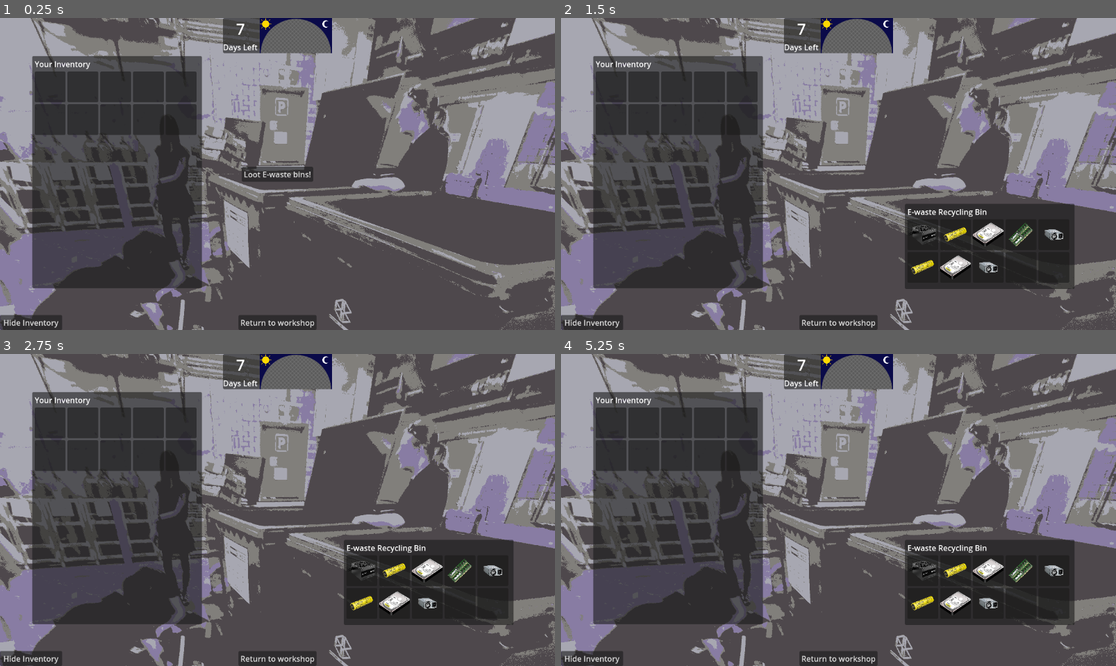
Above: before the commit, frames 1-4 (two rows, left to right).
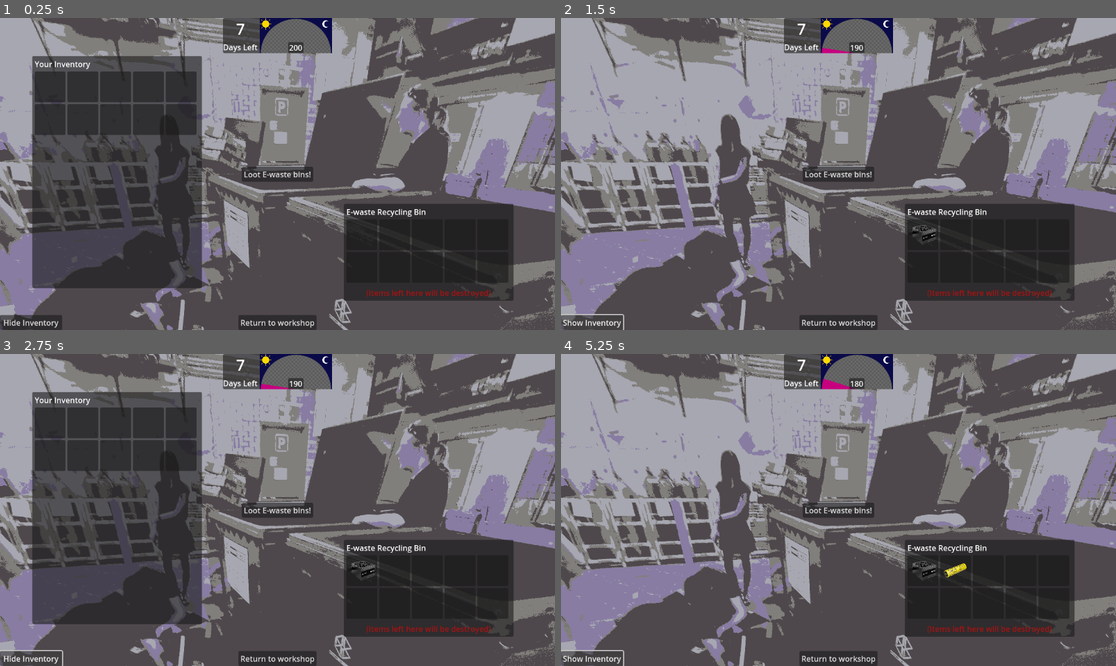
Above: after the commit, the same moments.

Repository: tabby-cat-nya/RustHacker
Game: Godot game, scene res://test.tscn
The game is run twice, just before and just after one commit, with the same random seed, the same clock (stepped at 60 frames per second) and the same inputs. The engine's default icon, where the game draws it, is replaced by a stand-in: a white triangle on a blue panel in a dark square.
Inputs (mouse positions are in pixels of both pictures, inside the frame that each line leads up to):
- Up to frame 1 (0.25 s): no input
- Up to frame 2 (1.5 s): click "Loot E-waste bins!" at 0.5 s; click "Hide Inventory" at 1.25 s
- Up to frame 3 (2.75 s): click "Hide Inventory" (after the commit: "Show Inventory") at 2 s
- Up to frame 4 (5.25 s): click "Hide Inventory" at 2.75 s; click "Hide Inventory" (after the commit: "Show Inventory") at 3.5 s; click (838, 510) at 4.25 s, where only the run after the commit has a clickable "Loot E-waste bins!"; click "Hide Inventory" at 5 s

The runs differ from the first frame. In frame 1, 9.5% of the frame differs, in the area x 51-93%, y 7-91%; in frame 2, 26%, in the area x 0-93%, y 7-100%; in frame 3, 2.9%; in frame 4, 26%.

Commit message:
we're cooking now

Diff:
--- a/demo_scene.gd
+++ b/demo_scene.gd
@@ -15,16 +15,20 @@
 
 
 func _on_loot_button_pressed() -> void:
-	loot_button.hide()
-	bin_inventory.show()
-	bin_inventory.add_item(pick_random_item())
-	bin_inventory.add_item(pick_random_item())
-	bin_inventory.add_item(pick_random_item())
-	bin_inventory.add_item(pick_random_item())
-	bin_inventory.add_item(pick_random_item())
-	bin_inventory.add_item(pick_random_item())
-	bin_inventory.add_item(pick_random_item())
-	bin_inventory.add_item(pick_random_item())
+	if Clock.has_time(10):
+		Clock.use_time(10)
+		bin_inventory.add_item(pick_random_item())
+
+	#loot_button.hide()
+	#bin_inventory.show()
+	#bin_inventory.add_item(pick_random_item())
+	#bin_inventory.add_item(pick_random_item())
+	#bin_inventory.add_item(pick_random_item())
+	#bin_inventory.add_item(pick_random_item())
+	#bin_inventory.add_item(pick_random_item())
+	#bin_inventory.add_item(pick_random_item())
+	#bin_inventory.add_item(pick_random_item())
+	#bin_inventory.add_item(pick_random_item())
 
 func pick_random_item() -> ItemData:
 	var icount = loot_pool.size()
--- a/project.godot
+++ b/project.godot
@@ -21,6 +21,14 @@
 PlayerInventory="*res://inv_system/player_inventory.tscn"
 Clock="*res://time_system/clock.tscn"
 
+[editor]
+
+movie_writer/video_quality=0.25
+movie_writer/ogv/encoding_speed=1
+movie_writer/ogv/keyframe_interval=128
+movie_writer/movie_file="C:/Users/tabby/Documents/Godot/Projects/RepurposedJam/video.avi"
+movie_writer/fps=30
+
 [rendering]
 
 renderer/rendering_method="gl_compatibility"
--- a/test.tscn
+++ b/test.tscn
@@ -10,6 +10,9 @@
 [ext_resource type="Resource" uid="uid://88v5bcyrgpob" path="res://items/large_psu_item.tres" id="6_77dp3"]
 [ext_resource type="Resource" uid="uid://swd1m0hvep4c" path="res://items/small_psu_item.tres" id="7_5tkv4"]
 [ext_resource type="PackedScene" uid="uid://dgqs20xf7l8c" path="res://inv_system/item_slot.tscn" id="7_xersf"]
+
+[sub_resource type="LabelSettings" id="LabelSettings_00tp4"]
+font_color = Color(1, 0, 0, 0.5764706)
 
 [node name="Control" type="Control" node_paths=PackedStringArray("bin_inventory", "loot_button")]
 layout_mode = 3
@@ -37,13 +40,12 @@
 expand_mode = 3
 
 [node name="BinPanel" type="PanelContainer" parent="." node_paths=PackedStringArray("grid", "inv_label")]
-visible = false
 z_index = 2
 layout_mode = 0
 offset_left = 714.0
 offset_top = 386.0
 offset_right = 1066.0
-offset_bottom = 563.0
+offset_bottom = 587.0
 script = ExtResource("1_6uqi0")
 inventory_name = "E-waste Recycling Bin"
 grid = NodePath("MarginContainer/VBoxContainer/ScrollContainer/GridContainer")
@@ -102,6 +104,12 @@
 [node name="ItemSlot21" parent="BinPanel/MarginContainer/VBoxContainer/ScrollContainer/GridContainer" instance=ExtResource("7_xersf")]
 layout_mode = 2
 
+[node name="Label2" type="Label" parent="BinPanel/MarginContainer/VBoxContainer"]
+layout_mode = 2
+text = "(Items left here will be destroyed)"
+label_settings = SubResource("LabelSettings_00tp4")
+horizontal_alignment = 1
+
 [node name="LootButton" type="Button" parent="."]
 layout_mode = 1
 anchors_preset = 8
--- /dev/null
+++ b/time_system/clock.gd
@@ -0,0 +1,23 @@
+extends Control
+
+@export var days_left : float = 7
+@export var time_left : int = 200
+var starting_time : int = 200
+@export var bar : TextureProgressBar
+@export var timer_text : Label
+
+# Called when the node enters the scene tree for the first time.
+func _ready() -> void:
+	pass # Replace with function body.
+
+
+# Called every frame. 'delta' is the elapsed time since the previous frame.
+func _process(delta: float) -> void:
+	bar.value = (starting_time-time_left)/float(starting_time)
+	timer_text.text = str(time_left)
+
+func has_time(time : float) -> bool:
+	return time_left >= time
+
+func use_time(time : float):
+	time_left -= time
--- a/time_system/clock.tscn
+++ b/time_system/clock.tscn
@@ -1,19 +1,24 @@
-[gd_scene load_steps=5 format=3 uid="uid://dpa3yvdrddtsh"]
+[gd_scene load_steps=6 format=3 uid="uid://dpa3yvdrddtsh"]
 
 [ext_resource type="Texture2D" uid="uid://cvsibrbtuqfww" path="res://assets/ready_time.png" id="1_chnjs"]
+[ext_resource type="Script" uid="uid://c4y7w10si2q2p" path="res://time_system/clock.gd" id="1_m6rn1"]
 [ext_resource type="Texture2D" uid="uid://bemb2moou1hkj" path="res://assets/timer_over.png" id="2_m6rn1"]
 [ext_resource type="Texture2D" uid="uid://dvxtm2ahjd55h" path="res://assets/used_time.png" id="3_uyb5s"]
 
 [sub_resource type="LabelSettings" id="LabelSettings_r3ygl"]
 font_size = 32
 
-[node name="Clock" type="Control"]
+[node name="Clock" type="Control" node_paths=PackedStringArray("bar", "timer_text")]
 layout_mode = 3
 anchors_preset = 15
 anchor_right = 1.0
 anchor_bottom = 1.0
 grow_horizontal = 2
 grow_vertical = 2
+mouse_filter = 2
+script = ExtResource("1_m6rn1")
+bar = NodePath("PanelContainer/HBoxContainer/TextureProgressBar")
+timer_text = NodePath("PanelContainer/HBoxContainer/TextureProgressBar/PanelContainer/Label")
 
 [node name="PanelContainer" type="PanelContainer" parent="."]
 layout_mode = 1
@@ -45,6 +50,8 @@
 [node name="TextureProgressBar" type="TextureProgressBar" parent="PanelContainer/HBoxContainer"]
 custom_minimum_size = Vector2(150, 73)
 layout_mode = 2
+max_value = 1.0
+step = 0.0
 fill_mode = 4
 radial_initial_angle = 270.0
 radial_fill_degrees = 180.0
@@ -53,3 +60,23 @@
 texture_under = ExtResource("1_chnjs")
 texture_over = ExtResource("2_m6rn1")
 texture_progress = ExtResource("3_uyb5s")
+
+[node name="PanelContainer" type="PanelContainer" parent="PanelContainer/HBoxContainer/TextureProgressBar"]
+layout_mode = 1
+anchors_preset = 7
+anchor_left = 0.5
+anchor_top = 1.0
+anchor_right = 0.5
+anchor_bottom = 1.0
+offset_left = -16.0
+offset_top = -23.0
+offset_right = 16.0
+grow_horizontal = 2
+grow_vertical = 0
+
+[node name="Label" type="Label" parent="PanelContainer/HBoxContainer/TextureProgressBar/PanelContainer"]
+layout_mode = 2
+size_flags_vertical = 8
+text = "200"
+horizontal_alignment = 1
+vertical_alignment = 2
Not shown: 1 places in test.tscn that only renumber resources
Not shown, added: time_system/clock.gd.uid
